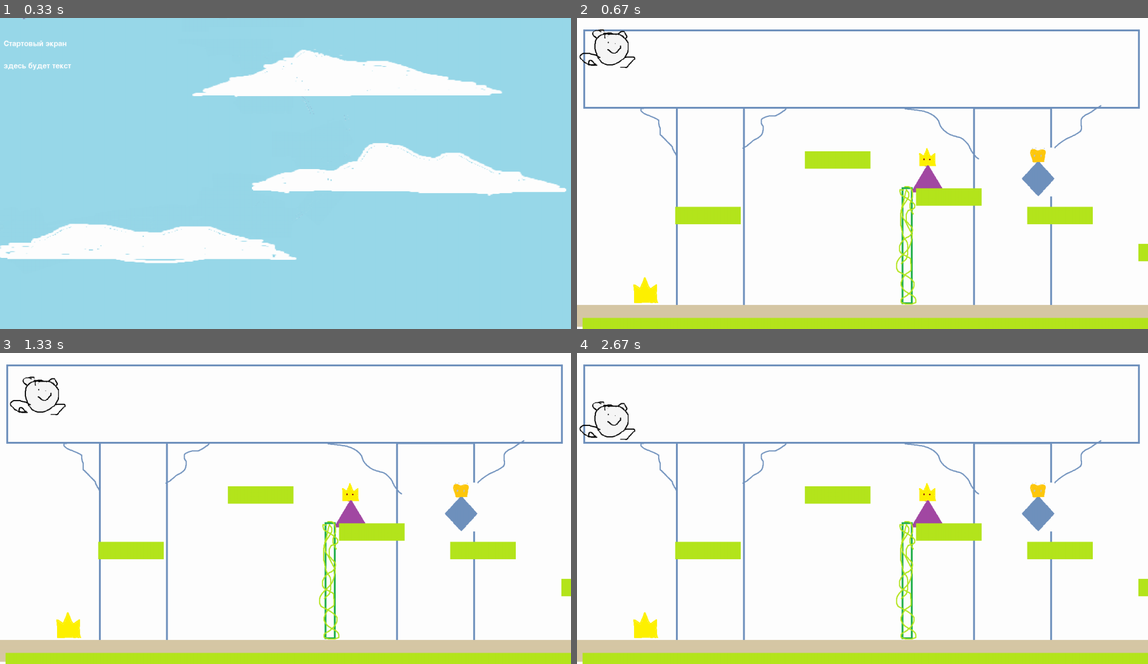
Above: before the commit, frames 1-4 (two rows, left to right).
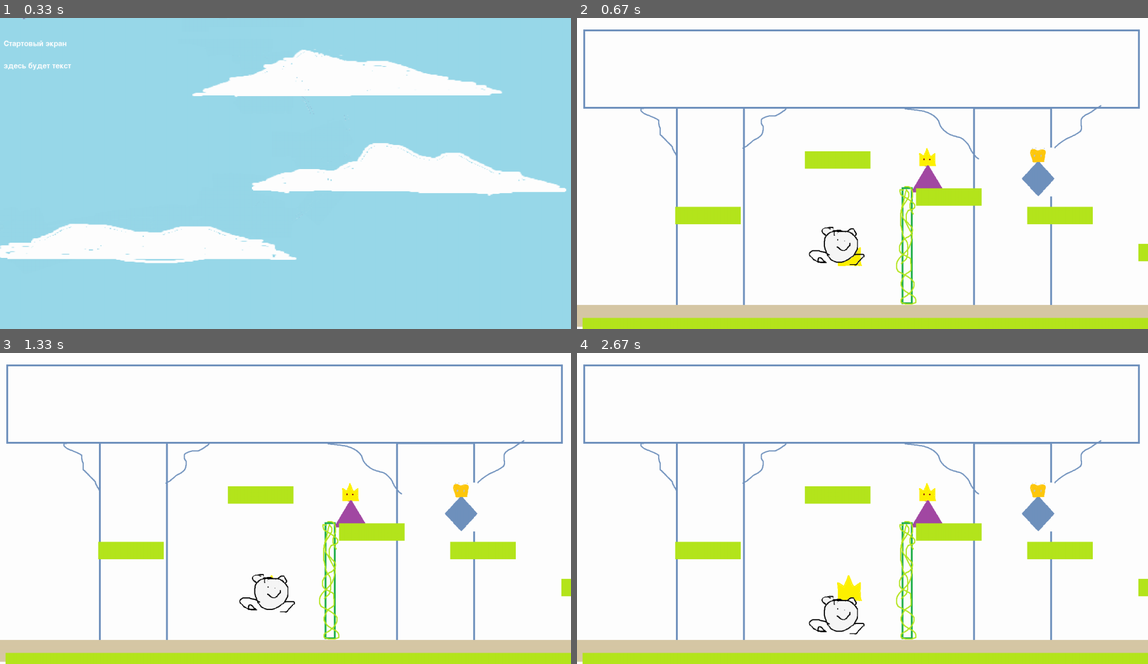
Above: after the commit, the same moments.

Repository: VasTsar/Pygame
Game: pygame game, started from main.py
The game is run twice, just before and just after one commit, with the same random seed, the same clock (stepped at 60 frames per second) and the same inputs.
Inputs:
- Up to frame 1 (0.33 s): no input
- Up to frame 2 (0.67 s): hold Right from 0.33 s (still down)
- Up to frame 3 (1.33 s): release Right at 0.8 s; hold Right 0.83-1.3 s
- Up to frame 4 (2.67 s): hold Left 1.33-1.87 s; hold Left 1.9-2.3 s; hold Right from 2.33 s (still down)

Frame 1 is identical in both runs. In frame 2, 0.8% of the frame differs, in the area x 0-51%, y 3-92%; in frame 3, 0.7%; in frame 4, 1.0%, in the area x 0-51%, y 15-92%.

Commit message:
движение

Diff:
--- a/data/map.map
+++ b/data/map.map
@@ -10,8 +10,8 @@
 .................(#...............#................*
 .....#..................#.........#................*
 ..................................#................*
-..............................#...#................*
+..............@...............#...#................*
 ..................................#..%..........%..*
-...@..............................#.....%....%.....*
+..................................#.....%....%.....*
 ...................................................*
 ###################################*****************
--- a/main.py
+++ b/main.py
@@ -133,12 +133,14 @@
         self.rect = self.image.get_rect()
         # вычисляем маску для эффективного сравнения
         self.mask = pygame.mask.from_surface(self.image)
-        self.rect.x = pos[0]
-        self.rect.y = pos[1]
+        self.rect.x = pos[0] * tile_width - self.image.get_width() // 2
+        self.rect.y = pos[1] * tile_height - self.image.get_height() // 2
+        self.pos = (self.rect.x, self.rect.y)
+
 
     def update(self):
         """ Если лягушка еще в небе """
-        if not pygame.sprite.spritecollideany(self, all_balconys):
+        if not pygame.sprite.spritecollideany(self, all_balconys) and not pygame.sprite.spritecollideany(self, all_lianas):
             self.rect = self.rect.move(0, 1)
 
     def move(self, x, y):
@@ -147,6 +149,21 @@
         self.pos = (x, y)
         for sprite in all_sprites:
             camera.apply(sprite)
+
+    def move_in_direction(self, movement):
+        x, y = self.pos
+        if movement == "up":
+            if pygame.sprite.spritecollideany(personage, all_balconys):
+                personage.rect.y -= 50
+            elif pygame.sprite.spritecollideany(personage, all_lianas):
+                personage.rect.y -= 55
+        elif movement == "down":
+            if pygame.sprite.spritecollideany(personage, all_lianas):
+                personage.rect.y += 55
+        elif movement == "left":
+            personage.rect.x -= 20
+        elif movement == "right":
+            personage.rect.x += 20
 
 
 class Princess(pygame.sprite.Sprite):
@@ -268,15 +285,17 @@
             if event.type == pygame.KEYDOWN:
                 if personage:
                     if event.key == pygame.K_LEFT:
-                        personage.rect.x -= 20
+                        personage.move_in_direction('left')
                     elif event.key == pygame.K_RIGHT:
-                        personage.rect.x += 20
+                        personage.move_in_direction('right')
                     if pygame.sprite.spritecollideany(personage, all_balconys):
                         if event.key == pygame.K_SPACE:
-                            personage.rect.y -= 50
-                    if pygame.sprite.spritecollideany(personage, all_lianas):
+                            personage.move_in_direction('up')
+                    elif pygame.sprite.spritecollideany(personage, all_lianas):
                         if event.key == pygame.K_SPACE:
-                            personage.rect.y -= 55
+                            personage.move_in_direction('up')
+                        elif event.key == pygame.K_DOWN:
+                            personage.move_in_direction('down')
 
         screen.blit(load_image('fon0.png'), (0, 0))
         all_sprites.draw(screen)
